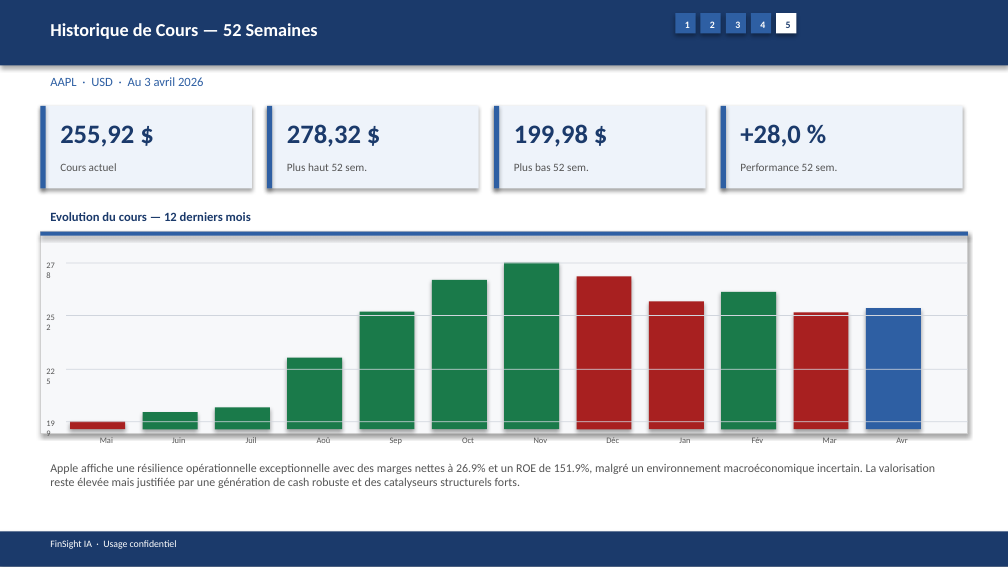
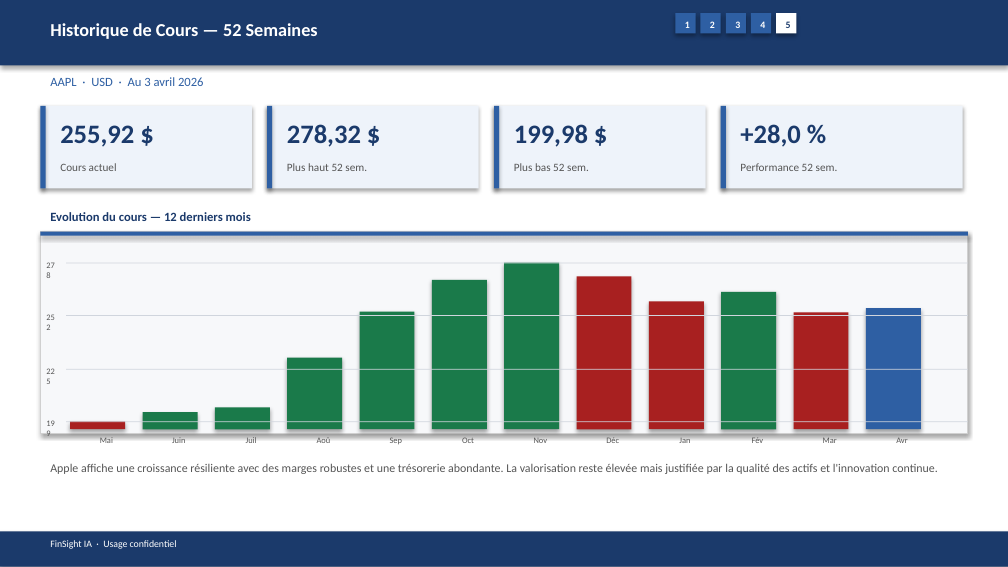
Before and after one commit to baptistejeh07-art/finsight-ia, a slide deck: slide 20 of preview/AAPL/AAPL_pitchbook.pptx. Drawn at 1008x567 pixels with LibreOffice and Linux fonts; fonts in the diff are those of the drawing. Boxes give left, top, right and bottom in pixels: in the first picture for what was removed or moved away, otherwise in the second. Text is boxed around its words. In the diff, an @@ line names an element or a change of style, - is before the commit and + after.

```diff
--- a/preview/AAPL/AAPL_pitchbook.pptx
+++ b/preview/AAPL/AAPL_pitchbook.pptx
@@ text at (50,463,937,474): text changed @@
-Apple affiche une résilience opérationnelle exceptionnelle avec des marges nettes à 26.9% et un ROE de 151.9%, malgré un environnement macroéconomique incertain. La valorisation reste élevée mais justifiée par une génération de cash robuste et des catalyseurs structurels forts.
+Apple affiche une croissance résiliente avec des marges robustes et une trésorerie abondante. La valorisation reste élevée mais justifiée par la qualité des actifs et l'innovation continue.
```
Also in this commit, not shown: 14 other slides changed, 4 other files.
